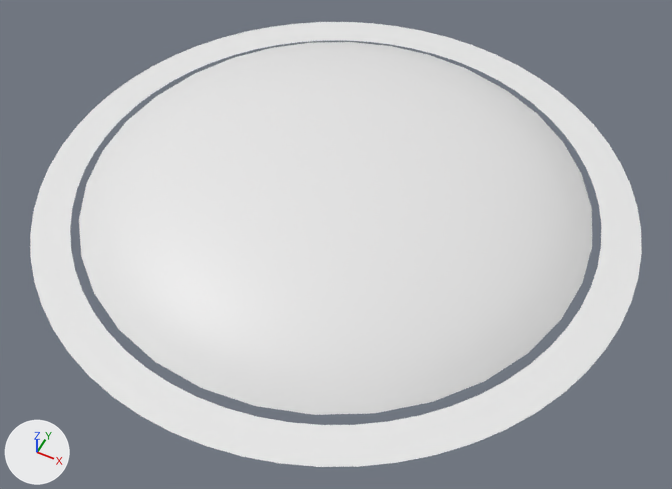
The Blender file Assets/Models/Player.blend as it was, and as the next commit left it.
One viewpoint serves both versions: a 50 mm camera at (0.582, -1.164, 1.314) aimed at (0.044, -0.088, -0.031). Lighting does not change. The marker at lower left points along +X, +Y and +Z.

The older version as bpy lines, for what is in view:
```python
me_cylinder_001 = bpy.data.meshes.new('Cylinder.001')
me_cylinder_001.from_pydata(...)  # 120 vertices, 60 faces; spans x -0.591..0.591, y -0.591..0.591, z 0.0
me_sphere = bpy.data.meshes.new('Sphere')
me_sphere.from_pydata(...)  # 225 vertices, 224 faces; spans x -0.5..0.5, y -0.5..0.5, z 0.027..0.14
me_sphere.polygons.foreach_set('use_smooth', [True] * 224)
ob_aura = bpy.data.objects.new('Aura', me_cylinder_001)
ob_aura.location = (0.0, 0.0, 0.0)
ob_sphere = bpy.data.objects.new('Sphere', me_sphere)
ob_sphere.location = (0.0, 0.0, -0.024)
```
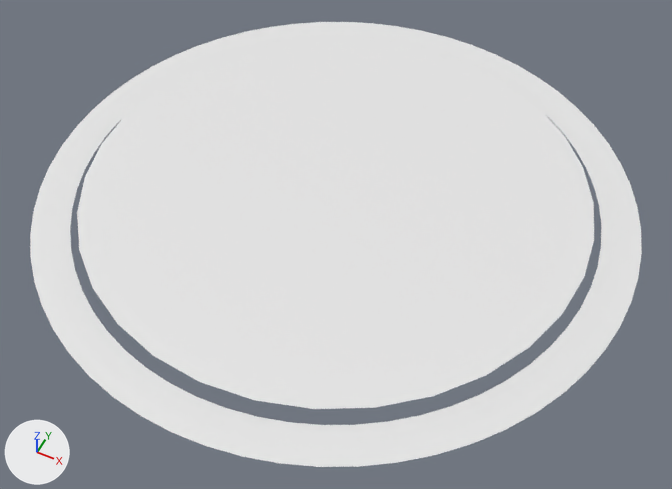
Edits to the bpy script that builds the scene:
```text
Change me_sphere:
    where me_sphere.from_pydata(...)  # 225 vertices, 224 faces; spans x -0.5..0.5, y -0.5..0.5, z 0.027..0.14
    used by ob_sphere; location = (0.0, 0.0, -0.024)
    me_sphere part 1: the whole mesh is scaled about the mesh origin by (1, 1, 0)
Change ob_sphere:
    ob_sphere.location: (0.0, 0.0, -0.024) -> (0.0, 0.0, 0.02)
```

Changed parts and their boxes (x1, y1, x2, y2) in the pictures (672 x 489 px):
'Sphere', mesh rescaled, moved: before (79, 42, 592, 415); after (77, 38, 594, 409)
